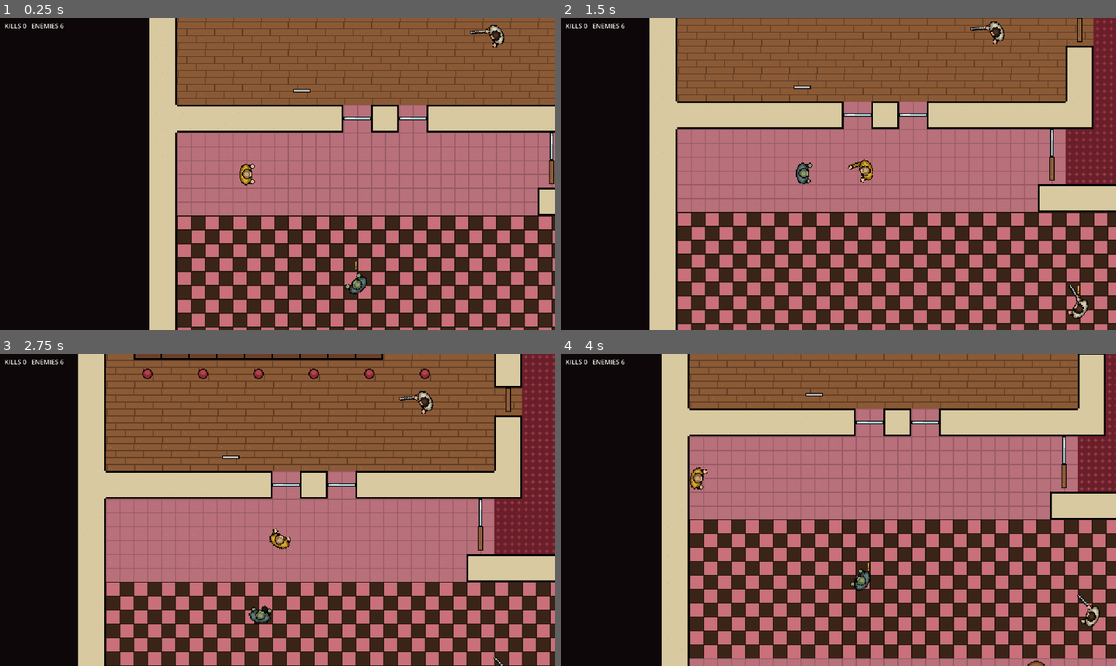
Above: before the commit, frames 1-4 (two rows, left to right).
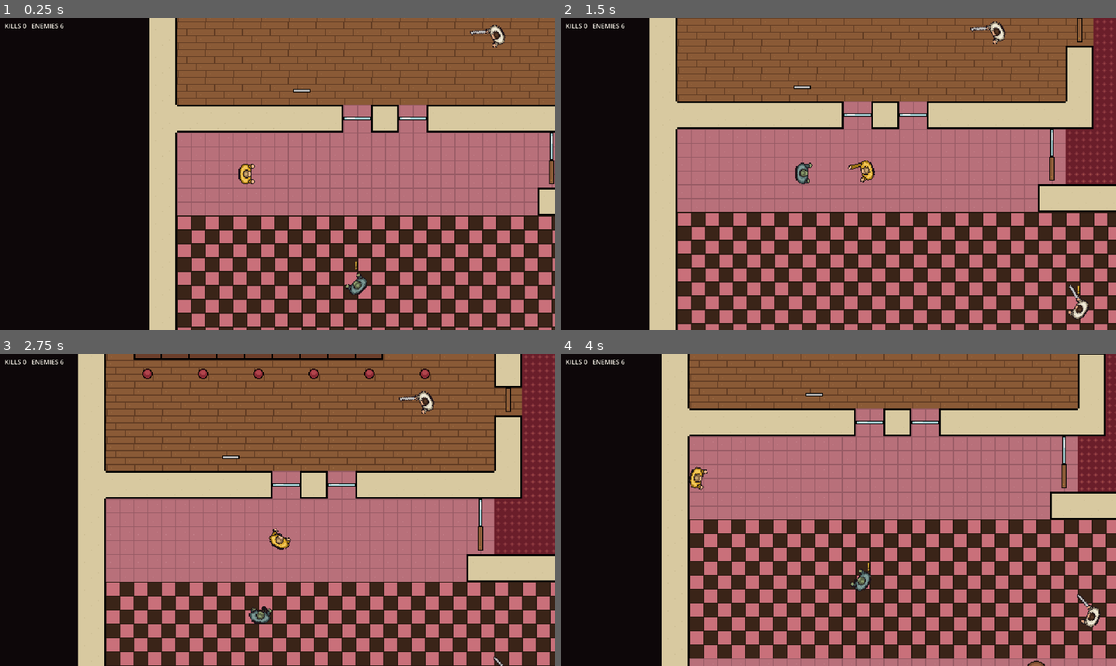
Above: after the commit, the same moments.

Repository: ChaoticEmperor/redline-breach
Game: Godot game, scene res://main.tscn
Two runs of this game, one before a commit and one after it. Both use one fixed random seed, a clock stepped at 60 frames per second and the inputs below.
Inputs (mouse positions are in pixels of both pictures, inside the frame that each line leads up to):
- Up to frame 1 (0.25 s): no input
- Up to frame 2 (1.5 s): tap Enter at 0.5 s; move the mouse to (960, 158) at 0.52 s; hold D 0.53-1.25 s; tap E at 0.6 s; click (960, 158) at 0.67 s; tap Space at 0.77 s; drag from (727, 189) to (810, 236) at 1.27 s
- Up to frame 3 (2.75 s): tap R at 2 s; move the mouse to (333, 441) at 2.02 s; hold D from 2.03 s (still down); tap Q at 2.1 s
- Up to frame 4 (4 s): release D at 2.75 s; drag from (810, 572) to (672, 463) at 2.77 s; tap R at 3.5 s; move the mouse to (1005, 556) at 3.52 s; hold A from 3.53 s (still down); hold Shift from 3.53 s (still down); tap Space at 3.77 s

The runs differ from the first frame. In frame 1, 0.4% of the frame differs, in the area x 42-92%, y 2-89%; in frame 2, 0.5%, in the area x 42-96%, y 1-97%; in frame 3, 0.4%; in frame 4, 0.4%.

Commit message:
Draw the art to pixel-art rules and round-trip it through Tandem
The code-drawn sprites used plain circles, which Tandem's lint flagged
with doubled corners, chunky bands and pure-black lines. pixelkit draws
each part as a mask, traces the outer and inner contours from them,
thins every turn to a clean step, and adds a 2 px back edge and a
tinted near-black.

Every player animation, the club tileset and the floor now live in
Tandem as sprites and a map. tandem_pull writes them back in the
game's layouts, so frames painted there replace the code-drawn ones
with no code change. The floor moved into levels/club.txt, which
Tandem round-trips byte for byte. Carpet is "~" because Tandem
reserves "_".

Co-Authored-By: Claude Opus 5.5 <noreply@anthropic.com>

Diff:
--- a/assets/sprites/world/tiles.json
+++ b/assets/sprites/world/tiles.json
@@ -14,7 +14,7 @@
    "solid": false
   },
   {
-   "char": "_",
+   "char": "~",
    "name": "carpet",
    "x": 2,
    "solid": false
--- a/scripts/level.gd
+++ b/scripts/level.gd
@@ -3,7 +3,7 @@
 ## tile. The tiles (and which are solid) come from assets/sprites/world/tiles.json, so the art
 ## and the legend can change without touching this file. Floors are drawn in Tandem's tile maps
 ## and exported back as this format (the level files stay the source of truth).
-##   tiles:   .  rose tile   ,  dancefloor   _  carpet   =  wood   w  restroom
+##   tiles:   .  rose tile   ,  dancefloor   ~  carpet   =  wood   w  restroom
 ##            #  wall        C  bar counter  K  booth                      (solid: # C K)
 ##   things:  P player   E guard (pipe)   F gunman (pistol)   Z infected
 ##            l pipe  b bat  i pistol  g shotgun          (weapons on the floor)
@@ -16,26 +16,10 @@
 const THINGS := {"P": "player", "E": "guard", "F": "gunman", "Z": "infected", "l": "pipe", "b": "bat", "i": "pistol",
 		"g": "shotgun", "G": "glass_h", "|": "glass_v", "D": "door_h", "d": "door_v", "T": "table", "s": "stool"}
 
-const CLUB := """
-##############################
-#=CCCCCCCCC====#____K____K___#
-#=s=s=s=s=s=s==#_____________#
-#===========E==d___T____T____#
-#==============#_____________#
-#====l=========#___Z____F____#
-#######G#G######_____________#
-#.............|______________#
-#..P..........d______g_______#
-#.............################
-#,,,,,,,,,,,,,,,,,,,,#wwwwwww#
-#,,,,,,,,,,,,,,,,,,,,#wwwwwww#
-#,,,,,,Z,,,,,,,,,,,,,#ww|wwww#
-#,,,,,,,,,,,,,,E,,,,,#ww|wwZw#
-#,,,,,,,,,,,,,,,,,,,,#wwwwwww#
-#.....i......T.......d.......#
-#........b...........#.......#
-##############################
-"""
+## The first floor: a bar, a lounge, a lobby, the dancefloor and a restroom. Drawn and edited in
+## Tandem's tile map ("Club floor 1") and exported back to this file.
+static func club() -> String:
+	return FileAccess.get_file_as_string("res://levels/club.txt")
 
 ## An empty test room: a wall with a one-tile doorway (x 7) between two open areas.
 const TEST := """
--- a/scripts/main.gd
+++ b/scripts/main.gd
@@ -43,7 +43,7 @@
 var hud: Label
 var view_scale := 1
 var floor_seed := 1989
-var level_text := Level.CLUB
+var level_text := Level.club()
 var rng := RandomNumberGenerator.new()
 var noises: Array = []
 var kills := 0
--- a/tests/smoke_test.gd
+++ b/tests/smoke_test.gd
@@ -106,13 +106,13 @@
 				"skin '%s' has the 8-frame legs and walk, attacks and deaths" % skin)
 
 	print("== level ==")
-	var club := Level.parse(Level.CLUB)
-	var rows := Level.CLUB.strip_edges().split("\n")
+	var club := Level.parse(Level.club())
+	var rows := Level.club().strip_edges().split("\n")
 	var widths := {}
 	for r in rows:
 		widths[r.length()] = true
 	ok(widths.size() == 1, "every row of the club floor is the same width")
-	var built := Level.build(Level.CLUB)
+	var built := Level.build(Level.club())
 	var grid: AStarGrid2D = built.grid
 	var start := Vector2i((club.start / Level.TILE).floor())
 	var reach := true
@@ -273,7 +273,7 @@
 	main.spawn("infected", Vector2(5.4, 6.5) * 32.0, Vector2.LEFT)
 	await frames(60)
 	ok(main.state == "dead" and main.player.dead, "an infected that reaches the player kills it")
-	await fresh(Level.CLUB)
+	await fresh(Level.club())
 	cc.press("restart")
 	await frames(2)
 	ok(main.state == "play" and main.enemies().size() == 6 and main.restart_usec < 200000,
Binary file changed: assets/sprites/chars/guard.png
Binary file changed: assets/sprites/chars/infected.png
Binary file changed: assets/sprites/chars/player.png
Not shown, changed: export_presets.cfg
Not shown, added: levels/club.txt
Not shown, changed: CLAUDE.md
